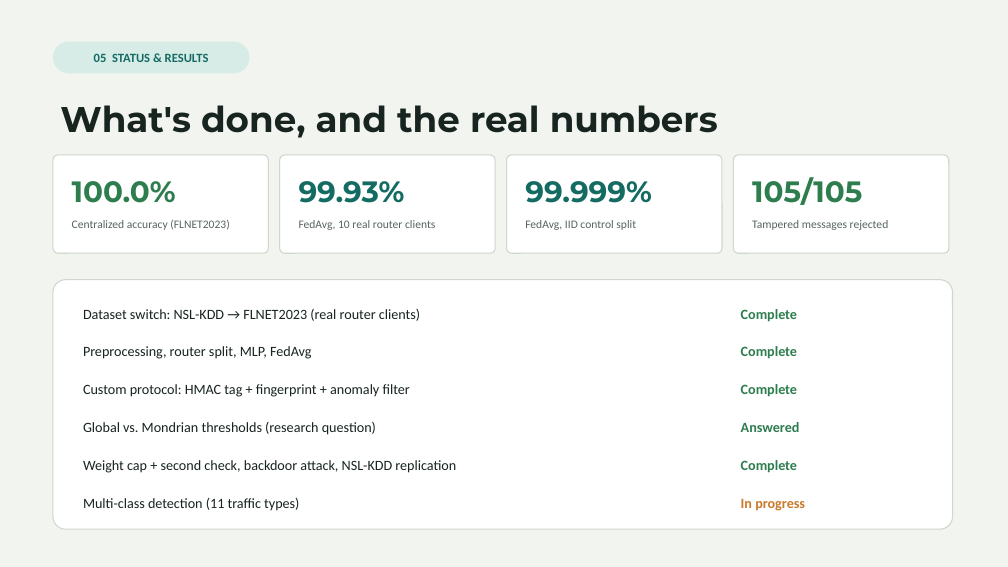
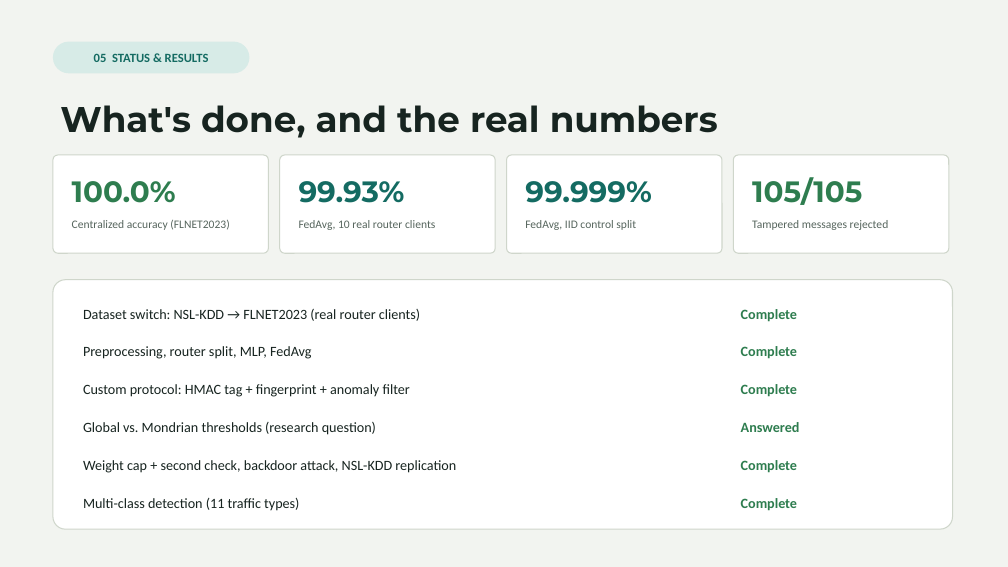
Before and after one commit to Vinudharshini18/Krypsis-A-network-intrusion-detection-system, a slide deck: slide 6 of presentation/Krypsis_Presentation.pptx. Drawn at 1008x567 pixels with LibreOffice and Linux fonts; fonts in the diff are those of the drawing. Boxes give left, top, right and bottom in pixels: in the first picture for what was removed or moved away, otherwise in the second. Text is boxed around its words. In the diff, an @@ line names an element or a change of style, - is before the commit and + after.

```diff
--- a/presentation/Krypsis_Presentation.pptx
+++ b/presentation/Krypsis_Presentation.pptx
@@ text at (741,498,797,511): text changed; text colour #C97A2B to #2E7D4F @@
-In progress
+Complete
```
Also in this commit, not shown: 2 other slides changed, 5 other files.
